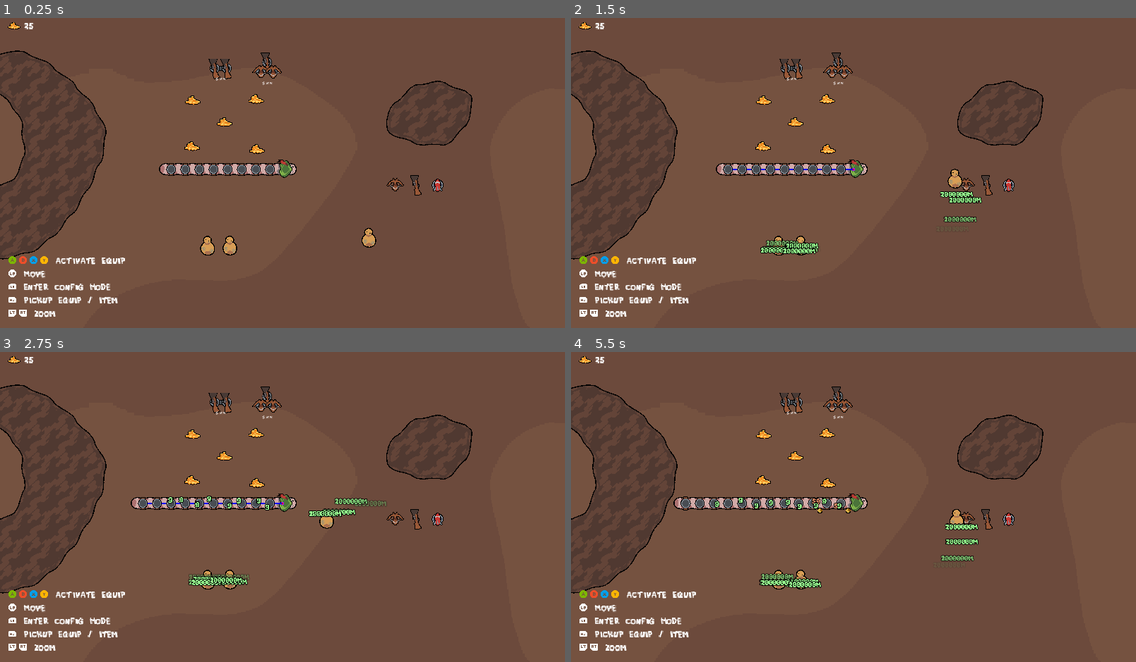
Above: before the commit, frames 1-4 (two rows, left to right).
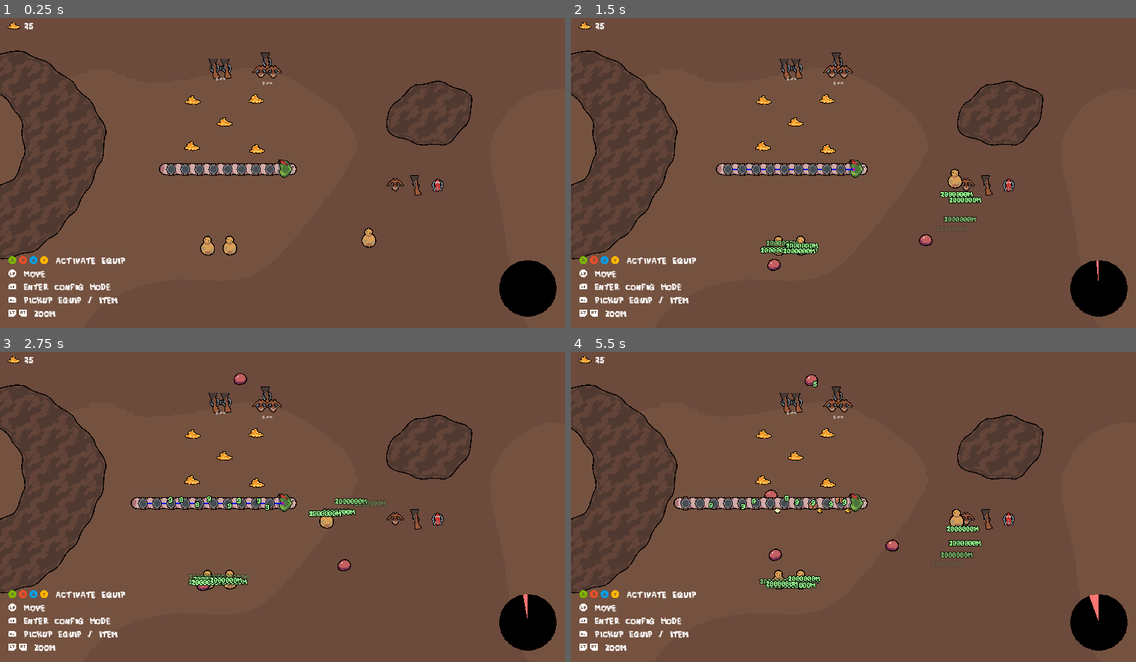
Above: after the commit, the same moments.

Repository: Justuna/worm-odyssey
Game: Godot game, scene res://scenes/tests/worm_test.tscn
The game is run twice, just before and just after one commit, with the same random seed, the same clock (stepped at 60 frames per second) and the same inputs.
Inputs (mouse positions are in pixels of both pictures, inside the frame that each line leads up to):
- Up to frame 1 (0.25 s): no input
- Up to frame 2 (1.5 s): tap Enter at 0.5 s; move the mouse to (977, 154) at 0.52 s; hold D 0.53-1.25 s; tap G at 0.6 s; click (977, 154) at 0.67 s; tap Space at 0.77 s; drag from (740, 185) to (853, 169) at 1.27 s
- Up to frame 3 (2.75 s): move the mouse to (339, 432) at 2.02 s; hold D from 2.03 s (still down); hold Alt from 2.03 s (still down); tap G at 2.3 s
- Up to frame 4 (5.5 s): release D at 2.75 s; release Alt at 2.75 s; drag from (825, 565) to (729, 503) at 2.77 s; move the mouse to (1023, 550) at 3.52 s; hold Down (ui_down) 3.53-4.25 s; hold Ctrl 3.53-4.25 s; tap Space at 3.77 s; tap G at 3.8, 5.3 s; drag from (684, 457) to (740, 503) at 4.27 s; move the mouse to (881, 503) at 5.02 s; hold Down (ui_down) from 5.03 s (still down); tap B at 5.1 s; click (881, 503) at 5.17 s

The runs differ from the first frame. In frame 1, 1.4% of the frame differs, in the area x 88-99%, y 78-97%; in frame 2, 1.6%; in frame 3, 1.6%; in frame 4, 2.9%, in the area x 24-99%, y 7-97%.

Commit message:
Added growth pickups

Diff:
--- /dev/null
+++ b/prefabs/pickups/growth_pickup.tscn
@@ -0,0 +1,41 @@
+[gd_scene load_steps=7 format=3 uid="uid://dutawc5ncm5g1"]
+
+[ext_resource type="Texture2D" uid="uid://cnoxb6vv4y4i8" path="res://assets/art/items/aloevera.png" id="2_kj3oi"]
+[ext_resource type="Script" path="res://scripts/interaction/auto_interactable.gd" id="2_twa2w"]
+[ext_resource type="Script" path="res://scripts/shop/growth_pickup.gd" id="4_feayw"]
+[ext_resource type="Script" path="res://scripts/entities/flicker.gd" id="4_igtis"]
+
+[sub_resource type="CircleShape2D" id="CircleShape2D_6wwd8"]
+radius = 32.0
+
+[sub_resource type="Curve" id="Curve_x1jpc"]
+_data = [Vector2(0, 1), 0.0, 0.0, 0, 0, Vector2(0.514084, 0), 0.0, 0.0, 0, 0, Vector2(1, 1), 0.0, 0.0, 0, 0]
+point_count = 3
+
+[node name="GrowthPickup" type="Area2D"]
+
+[node name="CollisionShape2D" type="CollisionShape2D" parent="."]
+shape = SubResource("CircleShape2D_6wwd8")
+
+[node name="AutoInteractable" type="Node2D" parent="." node_paths=PackedStringArray("collision_shape")]
+script = ExtResource("2_twa2w")
+collision_shape = NodePath("../CollisionShape2D")
+
+[node name="Visuals" type="CanvasGroup" parent="."]
+
+[node name="Sprite" type="Sprite2D" parent="Visuals"]
+position = Vector2(0, -10)
+texture = ExtResource("2_kj3oi")
+
+[node name="Flicker" type="Node" parent="." node_paths=PackedStringArray("visuals")]
+script = ExtResource("4_igtis")
+visuals = NodePath("../Visuals")
+frequency = 0.15
+curve = SubResource("Curve_x1jpc")
+
+[node name="GrowthPickup" type="Node" parent="." node_paths=PackedStringArray("root", "interactable", "flicker")]
+script = ExtResource("4_feayw")
+root = NodePath("..")
+interactable = NodePath("../AutoInteractable")
+value = 20.0
+flicker = NodePath("../Flicker")
--- a/prefabs/worm/worm.tscn
+++ b/prefabs/worm/worm.tscn
@@ -10,6 +10,8 @@
 [ext_resource type="Script" path="res://scripts/interaction/interactor.gd" id="7_uru4d"]
 [ext_resource type="Script" path="res://scripts/entities/team.gd" id="8_t6qpe"]
 [ext_resource type="Script" path="res://scripts/shop/bank.gd" id="9_658wi"]
+[ext_resource type="Script" path="res://scripts/worm/growth_meter.gd" id="11_af6bv"]
+[ext_resource type="Script" path="res://scripts/world/economy/polynomial_economy.gd" id="12_bvv6h"]
 
 [sub_resource type="CircleShape2D" id="CircleShape2D_ex6gi"]
 radius = 32.0
@@ -92,3 +94,12 @@
 [node name="Bank" type="Node" parent="."]
 script = ExtResource("9_658wi")
 starting_balance = 25
+
+[node name="GrowthMeter" type="Node" parent="." node_paths=PackedStringArray("worm_controller", "growth_meter")]
+script = ExtResource("11_af6bv")
+worm_controller = NodePath("../WormController")
+growth_meter = NodePath("PolynomialEconomy")
+growth_requirement = 100.0
+
+[node name="PolynomialEconomy" type="Node" parent="GrowthMeter"]
+script = ExtResource("12_bvv6h")
--- /dev/null
+++ b/resources/loot/growth_pickup.tres
@@ -0,0 +1,9 @@
+[gd_resource type="Resource" script_class="LootChance" load_steps=3 format=3 uid="uid://dbktb2domk7i2"]
+
+[ext_resource type="Script" path="res://scripts/entities/enemies/tracking/loot_chance.gd" id="1_6fxfn"]
+[ext_resource type="PackedScene" uid="uid://dutawc5ncm5g1" path="res://prefabs/pickups/growth_pickup.tscn" id="1_qk6qg"]
+
+[resource]
+script = ExtResource("1_6fxfn")
+drop = ExtResource("1_qk6qg")
+base_chance = 0.2
--- a/scenes/tests/worm_test.tscn
+++ b/scenes/tests/worm_test.tscn
@@ -16,8 +16,11 @@
 [ext_resource type="Script" path="res://addons/rmsmartshape/vertex_properties.gd" id="16_gd2rg"]
 [ext_resource type="Texture2D" uid="uid://iebecrctif65" path="res://assets/art/items/money_new.png" id="17_amxur"]
 [ext_resource type="Script" path="res://addons/rmsmartshape/shapes/point.gd" id="17_q2g0y"]
+[ext_resource type="Shader" path="res://assets/shaders/health_indicator.gdshader" id="18_enp6g"]
 [ext_resource type="Script" path="res://addons/rmsmartshape/shapes/point_array.gd" id="18_j8oma"]
+[ext_resource type="Texture2D" uid="uid://p62o42eelno8" path="res://assets/art/fx/96_circle_fx.png" id="19_7lo1d"]
 [ext_resource type="Script" path="res://addons/rmsmartshape/materials/edge_material.gd" id="19_p5q40"]
+[ext_resource type="Script" path="res://scripts/ui/growth_indicator.gd" id="20_3gdmu"]
 [ext_resource type="Script" path="res://addons/rmsmartshape/materials/shape_material.gd" id="20_57abj"]
 [ext_resource type="Texture2D" uid="uid://b8swpnqiyu6rf" path="res://assets/art/level/dirt_tile_edge_1.png" id="20_sowcg"]
 [ext_resource type="Script" path="res://addons/rmsmartshape/normal_range.gd" id="21_a078h"]
@@ -40,6 +43,7 @@
 [ext_resource type="Script" path="res://scripts/entities/enemies/tracking/loot_table.gd" id="36_toeuv"]
 [ext_resource type="Script" path="res://scripts/ui/hit_indicator_spawner.gd" id="37_hh0f1"]
 [ext_resource type="PackedScene" uid="uid://bb37ero7f3n18" path="res://prefabs/ui/hit_indicator.tscn" id="38_4fdot"]
+[ext_resource type="Resource" uid="uid://dbktb2domk7i2" path="res://resources/loot/growth_pickup.tres" id="42_6r5l0"]
 
 [sub_resource type="FastNoiseLite" id="FastNoiseLite_7khxy"]
 noise_type = 4
@@ -436,6 +440,13 @@
 _next_key = 24
 _material_overrides = {}
 
+[sub_resource type="ShaderMaterial" id="ShaderMaterial_snqfa"]
+shader = ExtResource("18_enp6g")
+shader_parameter/background_color = null
+shader_parameter/fill_amount = 1.0
+shader_parameter/offset_angle = 90.0
+shader_parameter/flip_cutoff = null
+
 [sub_resource type="Curve" id="Curve_3h615"]
 _data = [Vector2(0, 1), 0.0, 0.0, 0, 0, Vector2(1, 0.269544), -0.347194, 0.0, 0, 0]
 point_count = 2
@@ -760,6 +771,30 @@
 script = ExtResource("4_hp2gp")
 theme_variation = "ThickLabel"
 
+[node name="GrowthUI" type="Control" parent="World/PlayerWorm/UI/Control"]
+layout_mode = 1
+anchors_preset = 3
+anchor_left = 1.0
+anchor_top = 1.0
+anchor_right = 1.0
+anchor_bottom = 1.0
+offset_left = -67.0
+offset_top = -74.0
+grow_horizontal = 0
+grow_vertical = 0
+
+[node name="Sprite2D" type="Sprite2D" parent="World/PlayerWorm/UI/Control/GrowthUI"]
+modulate = Color(1, 0.458824, 0.454902, 1)
+material = SubResource("ShaderMaterial_snqfa")
+position = Vector2(-17, -16)
+scale = Vector2(1.35417, 1.33333)
+texture = ExtResource("19_7lo1d")
+
+[node name="GrowthIndicator" type="Node" parent="World/PlayerWorm/UI/Control/GrowthUI" node_paths=PackedStringArray("worm", "growth_indicator")]
+script = ExtResource("20_3gdmu")
+worm = NodePath("../../../../Worm")
+growth_indicator = NodePath("../Sprite2D")
+
 [node name="CameraController" type="Camera2D" parent="World/PlayerWorm"]
 process_mode = 3
 zoom = Vector2(0.5, 0.5)
@@ -859,7 +894,6 @@
 [node name="PassiveSpawner" type="Node" parent="World" node_paths=PackedStringArray("worm", "credits")]
 script = ExtResource("29_sc2bx")
 worm = NodePath("../PlayerWorm/Worm")
-enabled = false
 base_spawn_rate = 4.9
 wave_spawn_rate = 0.5
 start_with_wave = true
@@ -879,6 +913,8 @@
 money_drop_inflation = NodePath("LootEconomy")
 money_drop_prefab = ExtResource("11_45yqs")
 spawners = [NodePath("../PassiveSpawner")]
+drop_table = Array[Resource("res://scripts/entities/enemies/tracking/loot_chance.gd")]([ExtResource("42_6r5l0")])
+jitter = Vector2(40, 40)
 
 [node name="LootEconomy" type="Node" parent="World/LootTable"]
 script = ExtResource("28_g12jf")
--- /dev/null
+++ b/scripts/entities/enemies/tracking/loot_chance.gd
@@ -0,0 +1,9 @@
+class_name LootChance
+extends Resource
+
+@export var drop: PackedScene
+@export var base_chance: float
+
+
+func chance():
+	return clamp(base_chance, 0, 1)
--- a/scripts/entities/enemies/tracking/loot_table.gd
+++ b/scripts/entities/enemies/tracking/loot_table.gd
@@ -5,7 +5,8 @@
 @export var money_drop_inflation: Economy
 @export var money_drop_prefab: PackedScene
 @export var spawners: Array[Spawner]
-# In future, maybe a table of items with drop chances
+@export var drop_table: Array[LootChance]
+@export var jitter: Vector2
 
 func _ready():
 	for spawner in spawners:
@@ -20,5 +21,14 @@
 
 	var loot_tracker = LootTracker.new()
 	loot_tracker.loot.push_back(money_drop)
+	loot_tracker.jitter = jitter
+
+	for drop_chance in drop_table:
+		var f = randf_range(0, 1)
+		if f <= drop_chance.chance():
+			print("Adding loot...")
+			var drop = drop_chance.drop.instantiate()
+			print("Spawned with %s" % drop.name)
+			loot_tracker.loot.push_back(drop)
 
 	enemy.add_child(loot_tracker)
--- a/scripts/entities/enemies/tracking/loot_tracker.gd
+++ b/scripts/entities/enemies/tracking/loot_tracker.gd
@@ -3,9 +3,17 @@
 
 
 var loot: Array[Node]
+var jitter: Vector2
 
 
 func _exit_tree():
-    for drop in loot:
-        if drop is Node2D:
-            World.instance.defer_spawn(drop, get_parent().position)
+	while loot.size() > 0:
+		var drop = loot.pop_front()
+		if drop is Node2D:
+			print("Dropping %s" % drop.name)
+
+			var pos = get_parent().position
+			pos.x += randf_range(-jitter.x, jitter.x)
+			pos.y += randf_range(-jitter.y, jitter.y)
+
+			World.instance.defer_spawn(drop, pos)
--- /dev/null
+++ b/scripts/shop/growth_pickup.gd
@@ -0,0 +1,38 @@
+class_name GrowthPickup
+extends Node
+
+
+signal picked_up(interactor: AutoInteractor)
+
+@export var root: Node
+@export var interactable : AutoInteractable
+@export var lifetime: float = 10
+@export var value: float = 10
+
+@export var flicker: Flicker
+@export var start_flicker: float = 2
+
+var _timer: float
+
+
+func _ready():
+	interactable.on_interact.connect(_on_interact)
+	_timer = lifetime
+
+
+func _process(delta):
+	_timer -= delta
+	if _timer <= start_flicker and not flicker.activated:
+		flicker.start()
+	if _timer <= 0:
+		root.queue_free()
+
+
+func _on_interact(interactor: AutoInteractor):
+	var meter = interactor.get_parent().get_node_or_null("GrowthMeter") as GrowthMeter
+
+	if meter:
+		print("Growing")
+		meter.growth_meter.value += value
+		root.queue_free()
+		picked_up.emit(interactor)
--- /dev/null
+++ b/scripts/ui/growth_indicator.gd
@@ -0,0 +1,24 @@
+class_name GrowthIndicator
+extends Node
+
+
+@export var worm: Node2D
+@export var growth_indicator: Sprite2D
+
+var _meter: GrowthMeter
+
+
+# Called when the node enters the scene tree for the first time.
+func _ready():
+	growth_indicator.material = growth_indicator.material.duplicate()
+	_meter = worm.get_node_or_null("GrowthMeter") as GrowthMeter
+
+
+func _process(_delta):
+	if _meter:
+		_set_indicator(_meter.growth_meter.value / _meter.growth_requirement)
+
+
+func _set_indicator(factor: float):
+	factor = clamp(factor, 0, 1)
+	(growth_indicator.material as ShaderMaterial).set_shader_parameter("fill_amount", factor)
--- /dev/null
+++ b/scripts/worm/growth_meter.gd
@@ -0,0 +1,17 @@
+class_name GrowthMeter
+extends Node
+
+
+@export var worm_controller: WormController
+@export var growth_meter: Economy
+@export var growth_requirement: float
+
+
+# Called every frame. 'delta' is the elapsed time since the previous frame.
+func _process(delta):
+	while growth_meter.value > growth_requirement:
+		growth_meter.value -= growth_requirement
+		worm_controller.grow()
+
+func grow(amount: float):
+	growth_meter.value += amount
Not shown: 1 places in prefabs/worm/worm.tscn that only renumber resources
Not shown: 24 places in scenes/tests/worm_test.tscn that only renumber resources
